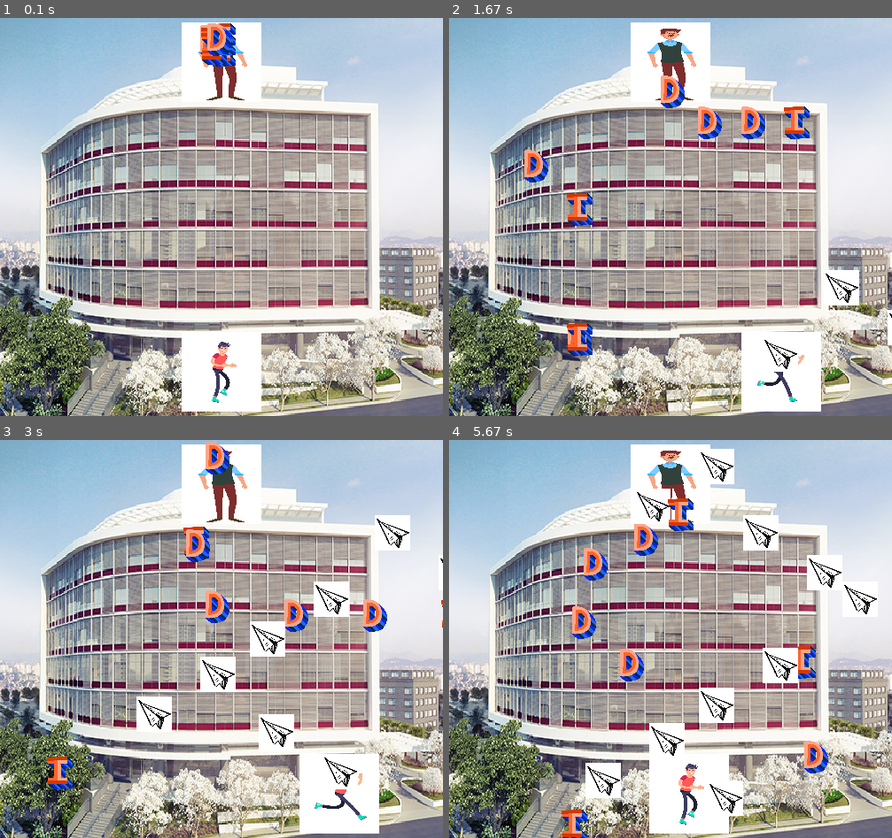
Above: before the commit, frames 1-4 (two rows, left to right).
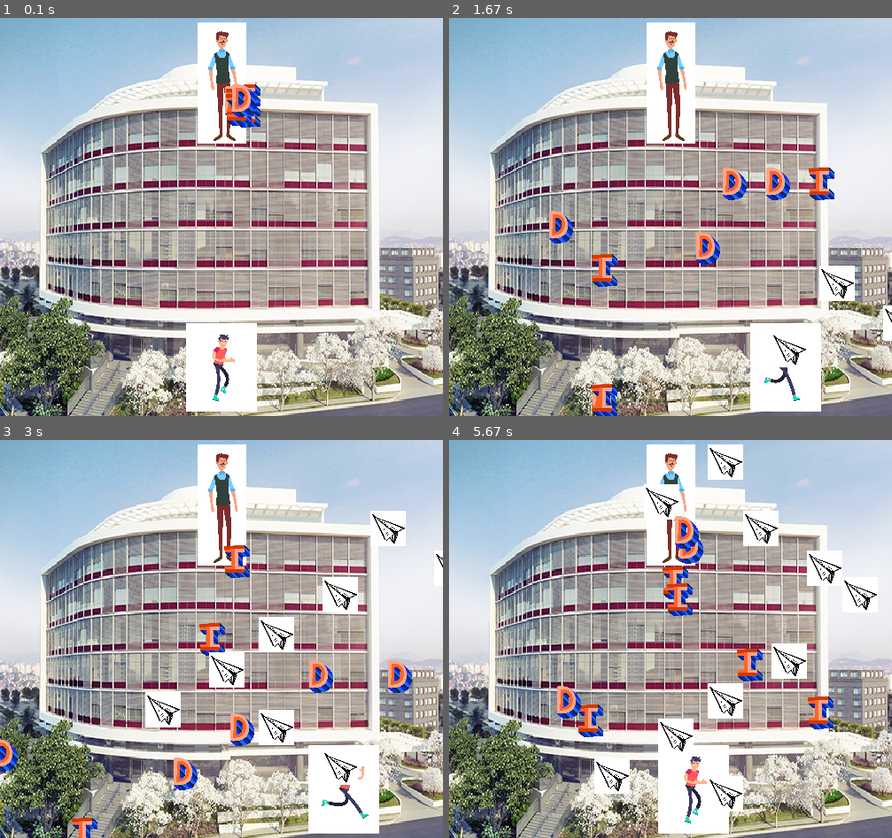
Above: after the commit, the same moments.

Repository: HudsonArauj/jogo_pygame
Game: pygame game, started from jogo_1.py
Same seed, same stepped clock (60 frames per second), same inputs: the game is played once before the commit and once after it.
Inputs:
- Up to frame 1 (0.1 s): no input
- Up to frame 2 (1.67 s): hold Right 0.33-0.8 s; hold Right 0.83-1.3 s; tap Space at 0.9, 1.2, 1.4 s; hold Left from 1.33 s (still down)
- Up to frame 3 (3 s): tap Space at 1.7, 1.97, 2.27, 2.4, 2.7 s; release Left at 1.87 s; hold Left 1.9-2.3 s; hold Right 2.33-2.97 s
- Up to frame 4 (5.67 s): hold Left 3-3.47 s; tap Space at 3.07, 3.37, 3.57, 3.87, 4.07, 4.37, 4.57, 4.87, 5.13, 5.43, 5.57 s; hold Right 3.5-3.97 s; hold Right 4-4.47 s; hold Left 4.5-5.03 s; hold Left 5.07-5.47 s; hold Right from 5.5 s (still down)

The runs differ from the first frame. In frame 1, 4.6% of the frame differs, in the area x 41-59%, y 1-99%; in frame 2, 9.4%; in frame 3, 11%; in frame 4, 12%, in the area x 24-97%, y 1-100%.

Commit message:
ajustando o tamanho do professor e aluno,fiz as letras sairem da mao do professor.

Diff:
--- a/jogo_1.py
+++ b/jogo_1.py
@@ -9,11 +9,13 @@
 comprimento_fundo = 568
 altura_fundo = 513
 comprimento_letras = 40
-altura_letras = 40
+altura_letras = 40            #537 x 1369 professor
 posicao_x_letra = 225
 posicao_y_letra = 0
-comprimento_jogador = 90
-altura_jogador = 90
+comprimento_jogador = 80       # 595 x 742 jogador
+altura_jogador = 100
+comprimento_professor = 55
+altura_professor = 137
 
 window = pygame.display.set_mode((comprimento, altura))
 pygame.display.set_caption('Diploma Battle')
@@ -47,12 +49,12 @@
     if i <= 3:
         nome_arquivo2 = 'imagens/prof1.png'
         professor_imagem = pygame.image.load(nome_arquivo2).convert_alpha()
-        professor_imagem = pygame.transform.scale(professor_imagem, (comprimento_jogador, altura_jogador))
+        professor_imagem = pygame.transform.scale(professor_imagem, (comprimento_professor, altura_professor))
         professor.append(professor_imagem)
     else:
         nome_arquivo2 = 'imagens/prof2.png'
         professor_imagem = pygame.image.load(nome_arquivo2).convert_alpha()
-        professor_imagem = pygame.transform.scale(professor_imagem, (comprimento_jogador, altura_jogador))
+        professor_imagem = pygame.transform.scale(professor_imagem, (comprimento_professor, altura_professor))
         professor.append(professor_imagem)
     i += 1
 recursos['professor_imagem'] = professor
@@ -63,8 +65,8 @@
         pygame.sprite.Sprite.__init__(self)
         self.image = img
         self.rect = self.image.get_rect()
-        self.rect.x = posicao_x_letra
-        self.rect.y = posicao_y_letra
+        self.rect.x = posicao_x_letra + comprimento_professor/2
+        self.rect.y = posicao_y_letra + altura_professor/2
         self.speedx = random.randint(-3, 3)
         self.speedy = random.randint(2, 9)
 
@@ -75,8 +77,8 @@
         # Se a letra passar do final da tela, volta para cima e sorteia
         # novas posições e velocidades
         if self.rect.top > altura or self.rect.right < 0 or self.rect.left > comprimento:
-            self.rect.x =posicao_x_letra
-            self.rect.y = posicao_y_letra
+            self.rect.x =posicao_x_letra + comprimento_professor/2
+            self.rect.y = posicao_y_letra + altura_professor/2
             self.speedx = random.randint(-3, 3)
             self.speedy = random.randint(2, 9)
 
@@ -133,8 +135,8 @@
     def __init__(self, recursos, grupos):
         pygame.sprite.Sprite.__init__(self)
         self.pos = 0
-        self.image = recursos['professor_imagem'][self.pos]
-        self.rect = self.image.get_rect()
+        self.image = recursos['professor_imagem'][self.pos]   #537 x 1369 professor
+        self.rect = self.image.get_rect()     # 595 x 742 jogador
         self.rect.centerx = comprimento/2
         self.rect.top = 5
         self.grupos = grupos
